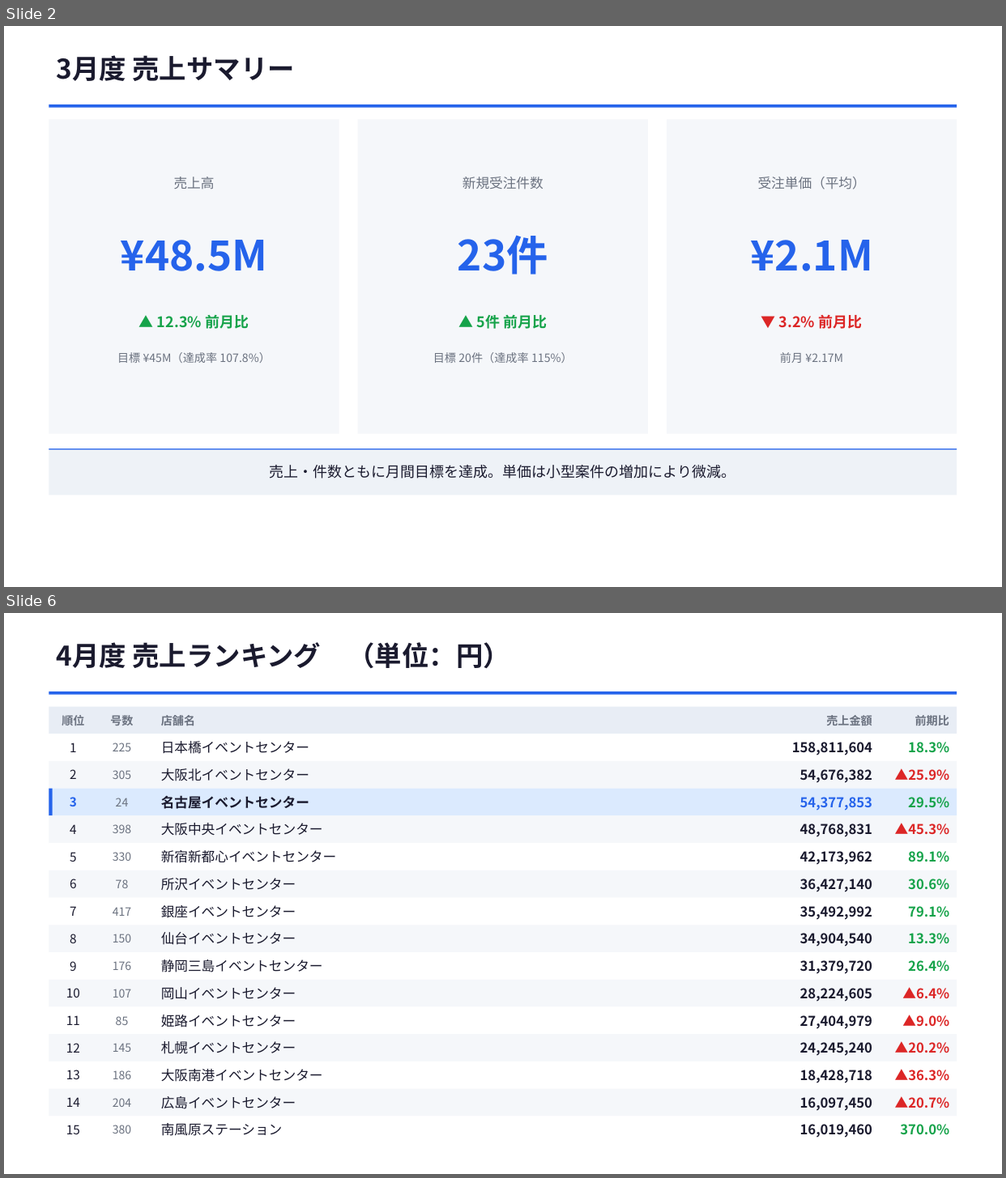
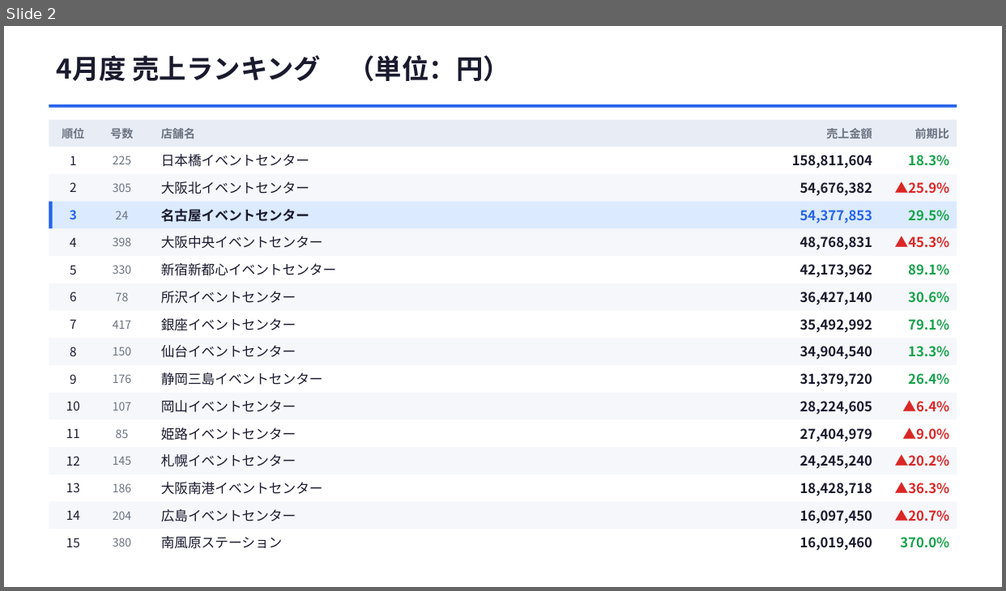
Before and after one commit to horihorihorihorichiz/-, a slide deck: slides/exports/sales-meeting.pptx. Shown one above the other, each under a label of ours: slides 2 and 6 before the commit, slide 2 after it; the slides between them are not shown. The pictures are 1006x1178 and 1006x591 pixels, drawn with LibreOffice and Linux fonts; fonts in the diff are those of the drawing. Boxes give left, top, right and bottom in pixels: in the first picture for what was removed or moved away, otherwise in the second. Text is boxed around its words. In the diff, an @@ line names an element or a change of style, - is before the commit and + after.

```diff
--- a/slides/exports/sales-meeting.pptx
+++ b/slides/exports/sales-meeting.pptx
@@ slide 2 removed at bbox=[4, 26, 1002, 587], background #FFFFFF @@
@@ text removed at bbox=[56, 55, 295, 81] @@
-3月度 売上サマリー
@@ rectangle removed at bbox=[49, 105, 957, 108] @@
@@ rectangle removed at bbox=[49, 120, 339, 434] @@
@@ rectangle removed at bbox=[358, 120, 649, 434] @@
@@ rectangle removed at bbox=[667, 120, 957, 434] @@
@@ text removed at bbox=[174, 177, 215, 189] @@
-売上高
@@ text removed at bbox=[462, 177, 543, 189] @@
-新規受注件数
@@ text removed at bbox=[758, 177, 866, 190] @@
-受注単価（平均）
@@ text removed at bbox=[121, 240, 268, 271] @@
-¥48.5M
@@ text removed at bbox=[458, 235, 548, 275] @@
-23件
@@ text removed at bbox=[751, 240, 873, 271] @@
-¥2.1M
@@ text removed at bbox=[157, 315, 249, 329] @@
-▲ 12.3% 前月比
@@ text removed at bbox=[476, 315, 547, 329] @@
-▲ 5件 前月比
@@ text removed at bbox=[779, 315, 862, 329] @@
-▼ 3.2% 前月比
@@ text removed at bbox=[117, 352, 270, 363] @@
-目標 ¥45M（達成率 107.8%）
@@ text removed at bbox=[433, 352, 573, 363] @@
-目標 20件（達成率 115%）
@@ text removed at bbox=[780, 352, 843, 363] @@
-前月 ¥2.17M
@@ rectangle removed at bbox=[49, 449, 957, 495] @@
@@ rectangle removed at bbox=[49, 449, 957, 450] @@
@@ text removed at bbox=[270, 465, 736, 479] @@
-売上・件数ともに月間目標を達成。単価は小型案件の増加により微減。
@@ what was slide 6 is now slide 2 @@
```
Also in this commit, not shown: 1 slide changed, 3 other slides removed, 2 other files.
